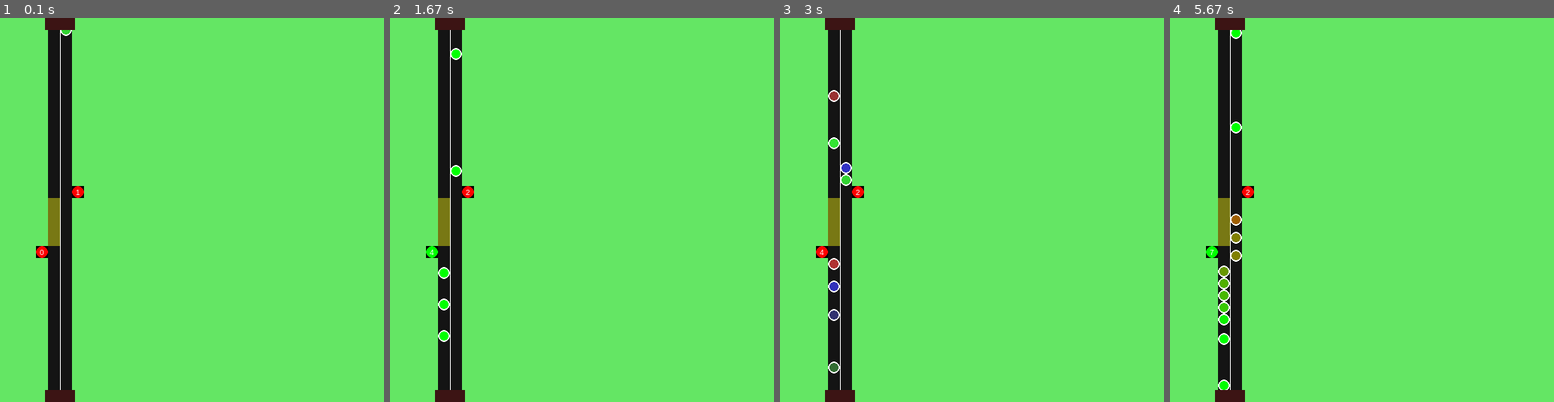
Above: before the commit, frames 1-4 (left to right).
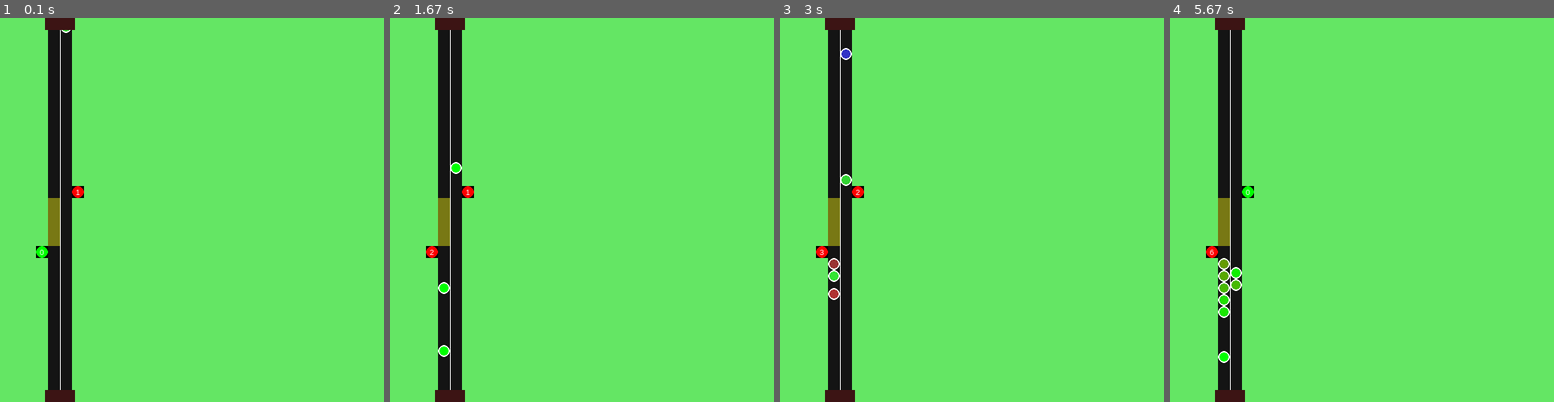
Above: after the commit, the same moments.

Repository: mitgobla/Traffic-Improvement
Game: pygame game, started from PyGame Demonstration/pygame_demonstration.py
The game is run twice, just before and just after one commit, with the same random seed, the same clock (stepped at 60 frames per second) and the same inputs.
Inputs:
- Up to frame 1 (0.1 s): no input
- Up to frame 2 (1.67 s): tap Space at 0.33 s
- Up to frame 3 (3 s): tap Space at 1.73, 2.03, 2.23, 2.53, 2.8 s
- Up to frame 4 (5.67 s): tap Space at 3.57, 3.97, 4.27, 4.63, 5.03, 5.33, 5.53 s

The runs differ from the first frame. In frame 1, 0.1% of the frame differs, in the area x 9-19%, y 3-63%; in frame 2, 0.6%; in frame 3, 0.6%; in frame 4, 1.3%, in the area x 9-22%, y 3-97%.

Commit message:
Improved Traffic Light Timings

Diff:
--- a/PyGame Demonstration/pygame_demonstration.py
+++ b/PyGame Demonstration/pygame_demonstration.py
@@ -13,6 +13,8 @@
 pygame.font.init()
 pygame.display.set_caption("Traffic Light Management Demo")
 
+SCALE = 8
+
 class Environment:
 
     def __init__(self):
@@ -56,10 +58,18 @@
         self.image = pygame.Surface([16, 16])
         self.image.fill((0, 0, 0))
         # self.image.set_colorkey((0, 0, 0))
-        self.colours = itertools.cycle(
-            [(255, 0, 0), (255, 0, 0), (255, 0, 0), (0, 255, 0)])
+        # self.colours = itertools.cycle(
+        #     [(255, 0, 0), (255, 155, 0), (255, 0, 0), (255, 0, 0), (255, 155, 0), (0, 255, 0)])
         # self.colours = itertools.cycle(
         #     [(255, 0, 0), (255, 0, 0), (255, 0, 0), (255, 0, 0)])
+        # colour_cycle = [(255, 0, 0), (255, 155, 0), (0, 255, 0), (255, 155, 0), (255, 0, 0)]
+        colour_cycle = []
+        colour_cycle.extend(((255, 0, 0),)*SCALE)
+        colour_cycle.append((255, 155, 0))
+        colour_cycle.extend(((0, 255, 0),)*SCALE)
+        colour_cycle.append((255, 155, 0))
+        colour_cycle.extend(((255, 0, 0),)*SCALE)
+        self.colours = itertools.cycle(colour_cycle)
         self.current_colour = next(self.colours)
 
         self.frame = 0
@@ -70,8 +80,8 @@
         self.text_w, self.text_h = self.text_surf.get_width(), self.text_surf.get_height()
         self.direction = direction
         if self.direction == "northbound":
-            self.current_colour = next(self.colours)
-            self.current_colour = next(self.colours)
+            self.current_colour = [next(self.colours) for _ in range(2*SCALE)][-1]
+            # self.current_colour = next(self.colours)
             self.rect = pygame.draw.ellipse(
                 self.image, self.current_colour, [0, 0, 16, 16])
             self.rect = self.rect.move(48, 304)
@@ -84,7 +94,7 @@
 
     def update(self):
         self.frame += 1
-        if self.frame == 64:
+        if self.frame == 15:
             self.current_colour = next(self.colours)
             # self.image.fill(self.current_colour, rect=self.rect)
             self.frame = 0
@@ -128,7 +138,7 @@
         if self.direction == "northbound":
             # self.rect = pygame.draw.rect(self.image, self.colour, [64, 512, 16, 16])
             self.rect = pygame.draw.ellipse(
-                self.image, self.colour, [0, 0, 16, 16])
+                self.image, self.colour[:3], [0, 0, 16, 16])
             if len(self.env.vehicles[self.direction]) <= 11:
                 self.rect = self.rect.move(64, 512)
             else:
@@ -136,7 +146,7 @@
         elif self.direction == "southbound":
             # self.rect = pygame.draw.rect(self.image, self.colour, [80, 0, 16, 16])
             self.rect = pygame.draw.ellipse(
-                self.image, self.colour, [0, 0, 16, 16])
+                self.image, self.colour[:3], [0, 0, 16, 16])
             if len(self.env.vehicles[self.direction]) <= 14:
                 self.rect = self.rect.move(80, 0)
         pygame.draw.ellipse(self.image, (255, 255, 255), [0, 0, 16, 16], 2)
@@ -178,15 +188,15 @@
 
             try:
                 vehicle_pos = self.env.vehicles["northbound"].index(next(item for item in self.env.vehicles["northbound"] if item["name"] == self.name))*16
-                if self.rect.y == (320 + vehicle_pos) and self.env.traffic_lights["northbound"][0].current_colour == (255, 0, 0):
+                if self.rect.y == (320 + vehicle_pos) and self.env.traffic_lights["northbound"][0].current_colour in [(255, 0, 0), (255, 155, 0)]:
                     self.stopped = True
-                elif self.rect.y >= (320 + vehicle_pos) and self.env.traffic_lights["northbound"][0].current_colour == (0, 255, 0):
+                elif self.rect.y >= (320 + vehicle_pos) and self.env.traffic_lights["northbound"][0].current_colour in [(0, 255, 0)]:
                     self.stopped = False
             except StopIteration:
                 pass
 
-            if self.rect.y == 320 and self.env.traffic_lights["northbound"][0].current_colour == (0, 255, 0):
-                self.rect.move_ip(16, -2)
+            if self.rect.y == 320 and self.env.traffic_lights["northbound"][0].current_colour in [(0, 255, 0)]:
+                self.rect.move_ip(16, -4)
                 self.env.remove_vehicle(self.direction)
                 self.stopped = False
             elif self.rect.y == 320:
@@ -198,11 +208,11 @@
 
             if self.rect.y > 320:
                 if not self.stopped:
-                    self.rect.move_ip(0, -2)
+                    self.rect.move_ip(0, -4)
                     self.stopped = False
 
             if self.rect.y < 320 and not self.stopped:
-                self.rect.move_ip(0, -3)
+                self.rect.move_ip(0, -4)
                 self.stopped = False
 
             self.dirty = 1
@@ -211,26 +221,26 @@
 
             try:
                 vehicle_pos = self.env.vehicles["southbound"].index(next(item for item in self.env.vehicles["southbound"] if item["name"] == self.name))*16
-                if self.rect.y <= (208 - vehicle_pos) and self.env.traffic_lights["southbound"][0].current_colour == (0, 255, 0):
+                if self.rect.y <= (208 - vehicle_pos) and self.env.traffic_lights["southbound"][0].current_colour in [(0, 255, 0)]:
                     self.stopped = False
-                elif self.rect.y == (208 - vehicle_pos) and self.env.traffic_lights["southbound"][0].current_colour == (255, 0, 0):
+                elif self.rect.y == (208 - vehicle_pos) and self.env.traffic_lights["southbound"][0].current_colour in [(255, 0, 0), (255, 155, 0)]:
                     self.stopped = True
             except StopIteration:
                 pass
 
-            if self.rect.y == 208 and self.env.traffic_lights["southbound"][0].current_colour == (0, 255, 0):
+            if self.rect.y == 208 and self.env.traffic_lights["southbound"][0].current_colour in [(0, 255, 0)]:
                 self.stopped = False
                 self.env.remove_vehicle(self.direction)
-                self.rect.move_ip(0, 2)
+                self.rect.move_ip(0, 4)
             elif self.rect.y == 208:
                 self.stopped = True
 
             if self.rect.y < 208 and not self.stopped:
-                self.rect.move_ip(0, 2)
+                self.rect.move_ip(0, 4)
                 self.stopped = False
 
             if self.rect.y > 208:
-                self.rect.move_ip(0, 3)
+                self.rect.move_ip(0, 4)
                 self.stopped = False
 
             self.dirty = 1
@@ -269,7 +279,7 @@
         can_spawn_southbound = 0
 
         while self.running:
-            self.clock.tick(60)
+            self.clock.tick(30)
 
             for event in pygame.event.get():
                 if event.type == pygame.QUIT:
